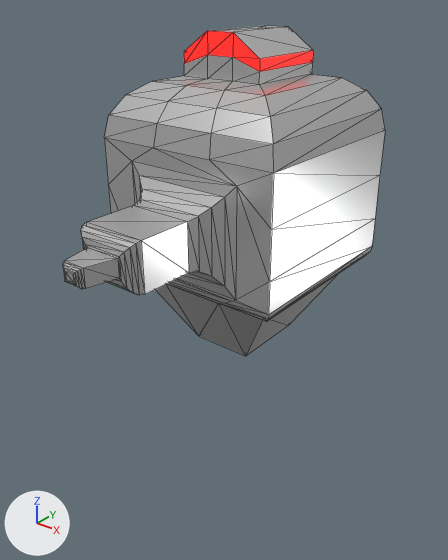
One commit to the glTF model pew-pew/models/drone_patrol.gltf: the scene before it, then after it.
The view is the same before and after, from a 50 mm camera at (3.7, -5.01, 1.83) aimed at (-0.1, -0.25, -1.12). The lights are fixed; the arrows at lower left show +X, +Y and +Z. Mesh edges are drawn as thin lines. Where no turn or scale is listed for an object, it has been applied to the vertices.
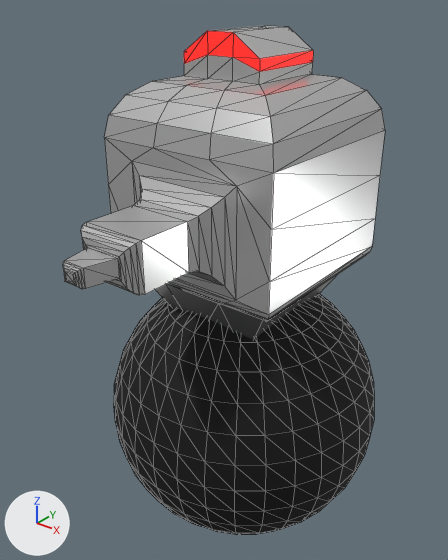
Location of each change, (x1, y1, x2, y2) in pixels of the pictures (448 x 560 px):
'Sphere', added (black): after (114, 294, 374, 535)

The edits, one by one:
Material 'Material.001' (mat_material_001) is new.
Its base color is (0.0, 0.0, 0.0) (black #000000).
Its roughness is 0.839.
Mesh me_sphere is new.
It is a UV sphere (32 segments, 16 rings, poles along z) spanning x -1.57..1.57, y -1.57..1.57, z -1.57..1.57.
It uses material mat_material_001 (black #000000).
Object 'Sphere' (ob_sphere) is new; it shows me_sphere.
Its location is (0.0, 0.0, -2.77).
